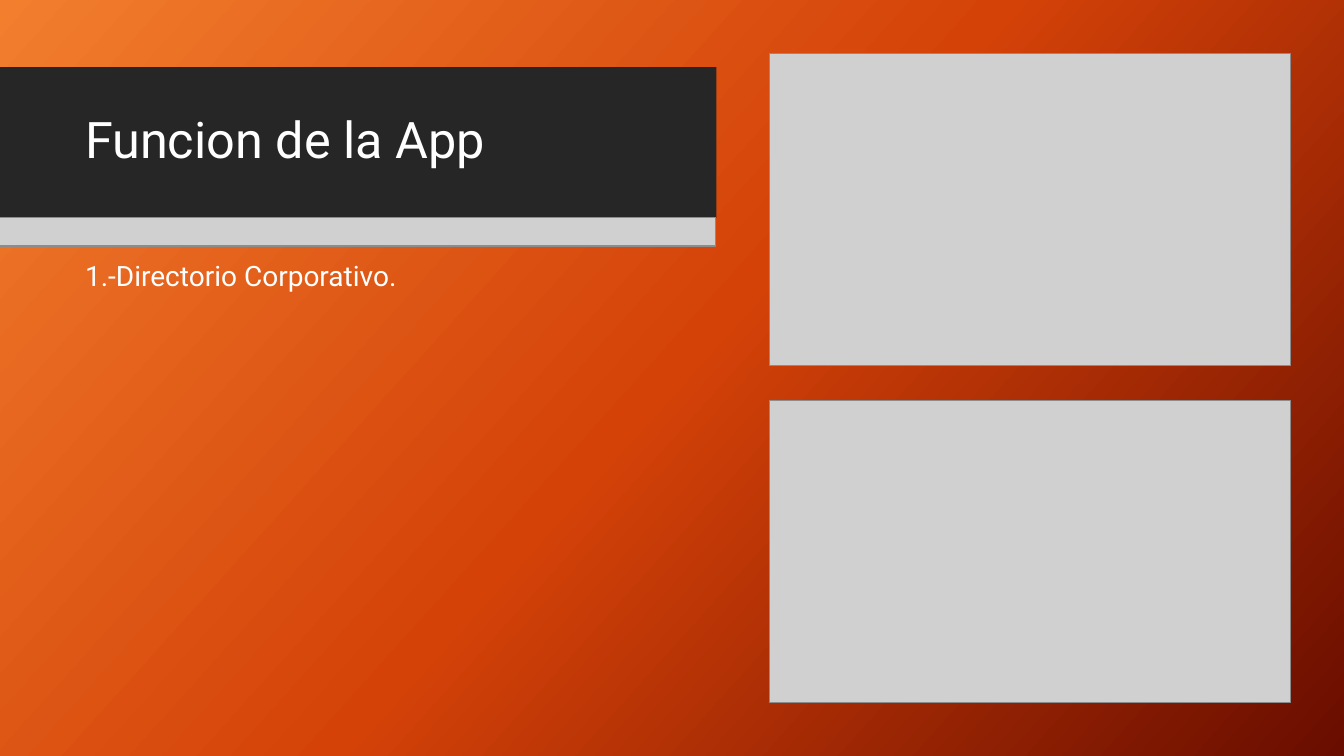
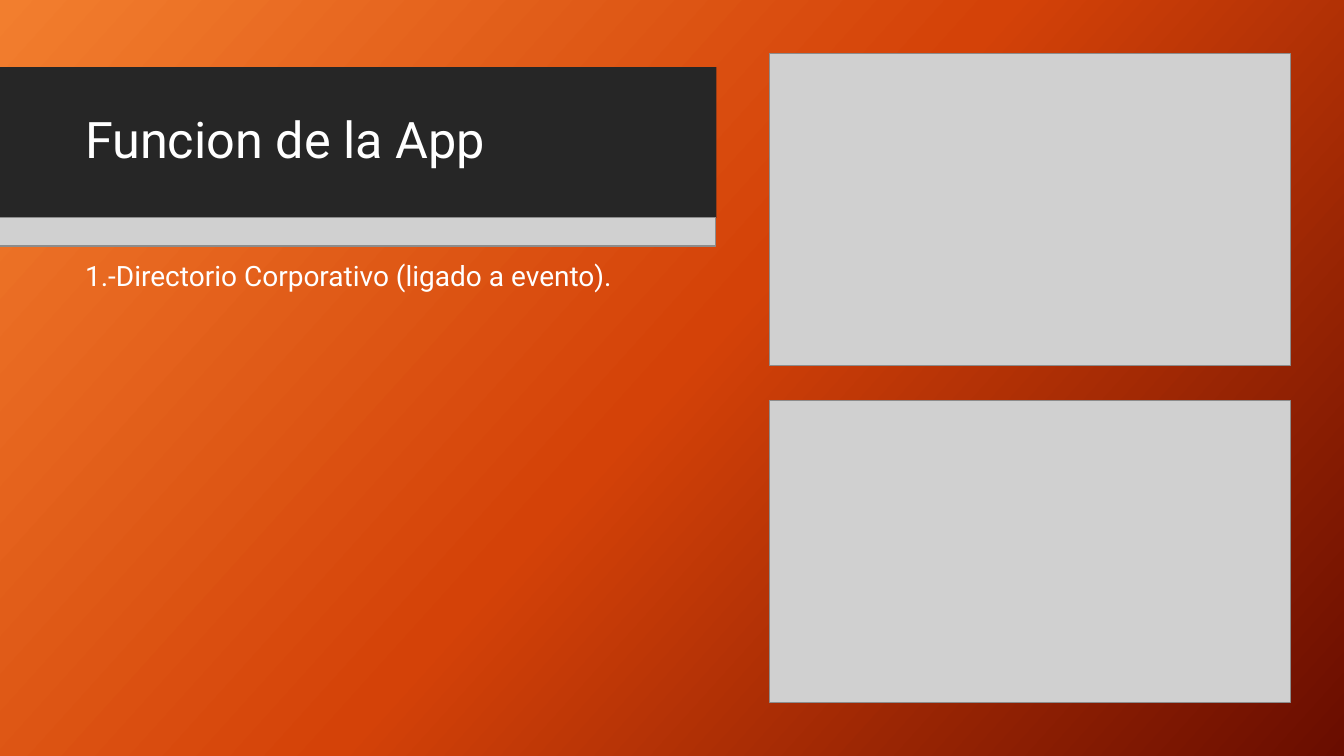
Before and after one commit to eddieware/Ppt_Cloud_Functions, a slide deck: slide 6 of Cloud_functions.pptx. Drawn at 1344x756 pixels with LibreOffice and Linux fonts; fonts in the diff are those of the drawing; grey boxes stand for pictures; background and template pictures are left out. Boxes give left, top, right and bottom in pixels: in the first picture for what was removed or moved away, otherwise in the second. Text is boxed around its words. In the diff, an @@ line names an element or a change of style, - is before the commit and + after.

Commit message:
update

```diff
--- a/Cloud_functions.pptx
+++ b/Cloud_functions.pptx
@@ text at box(85, 263, 611, 292): text changed @@
-1.-Directorio Corporativo.
+1.-Directorio Corporativo (ligado a evento).
```
Also in this commit, not shown: 2 other slides changed.
